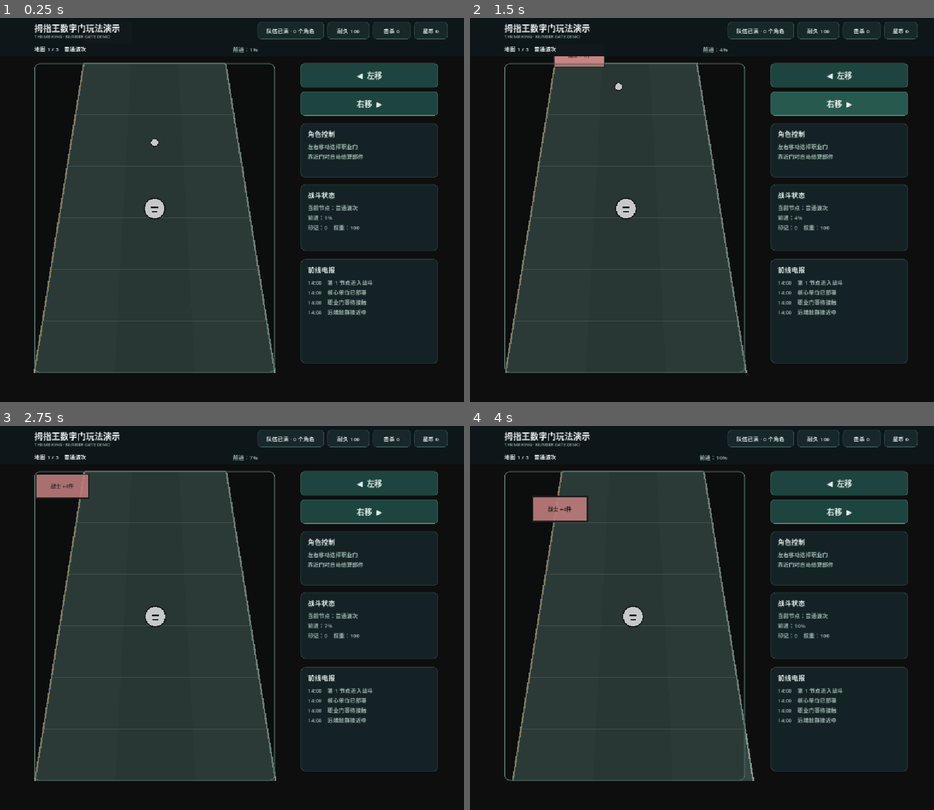
Above: before the commit, frames 1-4 (two rows, left to right).
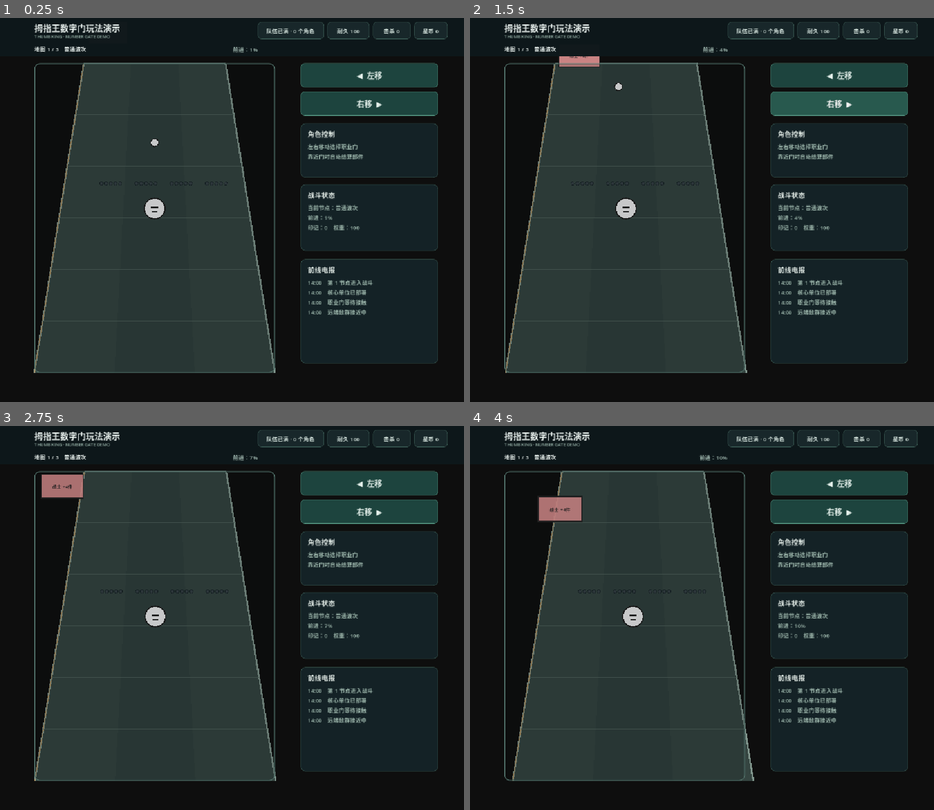
Above: after the commit, the same moments.

Repository: xinjinp00h-cmyk/jam-project
Game: Godot game, scene res://scenes/main.tscn
Two runs of this game, one before a commit and one after it. Both use one fixed random seed, a clock stepped at 60 frames per second and the inputs below.
Inputs (mouse positions are in pixels of both pictures, inside the frame that each line leads up to):
- Up to frame 1 (0.25 s): no input
- Up to frame 2 (1.5 s): click "◀ 左移" at 0.5 s; click "右移 ▶" at 1.25 s
- Up to frame 3 (2.75 s): tap Enter at 2, 2.3 s; move the mouse to (334, 598) at 2.02 s; hold D (move_right) from 2.03 s (still down); tap R at 2.1 s; click (334, 598) at 2.17 s
- Up to frame 4 (4 s): release D (move_right) at 2.75 s; drag from (609, 637) to (530, 487) at 2.77 s; move the mouse to (748, 529) at 3.52 s; hold D (move_right) from 3.53 s (still down); tap R at 3.6 s; tap Enter at 3.8 s

The runs differ from the first frame. In frame 1, less than 0.1% of the frame differs, in the area x 21-50%, y 42-44%; in frame 2, 0.1%; in frame 3, 0.2%; in frame 4, 0.3%, in the area x 13-51%, y 18-44%.

Commit message:
继续完善PRD门选择与商店权重

Diff:
--- a/config/gameplay.cfg
+++ b/config/gameplay.cfg
@@ -27,7 +27,7 @@
 
 [shop]
 
-weight_step=10
+weight_step=20
 weight_cap=60
 refreshes=1
 refresh_cost=1
--- a/scripts/core/game_session.gd
+++ b/scripts/core/game_session.gd
@@ -10,13 +10,16 @@
 var shop_offers: Array[String] = []
 var shop_free_refreshes: int = 0
 var shop_refresh_count: int = 0
+var shop_weight_bonuses: Dictionary = {}
 var map_offers: Array[Dictionary] = []
 var selected_map_offer: Dictionary = {}
 var map_selection_pending: bool = false
 var shop_completed: bool = false
+var gate_pity_streak: int = 0
 
 const SAVE_PATH := "user://run_save.json"
 const GATE_PATH_X := -187.0
+const GATE_OPTION_XS := [-250.0, -100.0]
 const MONSTER_PATH_X := 187.0
 
 const LEVEL_DEFINITIONS: Array[Dictionary] = [
@@ -41,10 +44,12 @@
 	shop_offers = []
 	shop_free_refreshes = 0
 	shop_refresh_count = 0
+	shop_weight_bonuses = {}
 	map_offers = []
 	selected_map_offer = _default_map_offer(0)
 	map_selection_pending = false
 	shop_completed = false
+	gate_pity_streak = 0
 	if persist:
 		save_game()
 
@@ -70,6 +75,14 @@
 			shop_offers.append(role_id)
 	shop_free_refreshes = maxi(0, int(parsed.get("shop_free_refreshes", 0)))
 	shop_refresh_count = maxi(0, int(parsed.get("shop_refresh_count", 0)))
+	shop_weight_bonuses = {}
+	for role_id in parsed.get("shop_weight_bonuses", {}):
+		var bonus_data = parsed.get("shop_weight_bonuses", {}).get(role_id, {})
+		if role_id is String and RunState.ROLE_IDS.has(role_id) and bonus_data is Dictionary:
+			var amount := maxi(0, int(bonus_data.get("amount", 0)))
+			var nodes_left := maxi(0, int(bonus_data.get("nodes_left", 0)))
+			if amount > 0 and nodes_left > 0:
+				shop_weight_bonuses[role_id] = {"amount": amount, "nodes_left": nodes_left}
 	map_offers = []
 	for map_offer in parsed.get("map_offers", []):
 		if map_offer is Dictionary:
@@ -79,6 +92,7 @@
 		selected_map_offer = _default_map_offer(current_level_index)
 	map_selection_pending = bool(parsed.get("map_selection_pending", false))
 	shop_completed = bool(parsed.get("shop_completed", false))
+	gate_pity_streak = maxi(0, int(parsed.get("gate_pity_streak", 0)))
 	if map_selection_pending and map_offers.is_empty():
 		_roll_map_offers()
 	return true
@@ -98,10 +112,12 @@
 		"shop_offers": shop_offers.duplicate(),
 		"shop_free_refreshes": shop_free_refreshes,
 		"shop_refresh_count": shop_refresh_count,
+		"shop_weight_bonuses": shop_weight_bonuses.duplicate(true),
 		"map_offers": map_offers.duplicate(true),
 		"selected_map_offer": selected_map_offer.duplicate(true),
 		"map_selection_pending": map_selection_pending,
 		"shop_completed": shop_completed,
+		"gate_pity_streak": gate_pity_streak,
 	}))
 
 
@@ -140,6 +156,7 @@
 
 func complete_current_level() -> void:
 	if has_next_level():
+		_advance_shop_weight_bonuses()
 		current_level_index += 1
 		unlocked_level_index = maxi(unlocked_level_index, current_level_index)
 		selected_map_offer = {}
@@ -191,6 +208,35 @@
 	save_game()
 
 
+func apply_shop_weight_offer(role_id: String) -> bool:
+	if not is_shop_offer(role_id):
+		return false
+	var before := run_state.weight_for(role_id)
+	if not run_state.increase_weight(role_id, game_config.shop_weight_step, game_config.shop_weight_cap):
+		return false
+	var applied := run_state.weight_for(role_id) - before
+	if applied <= 0:
+		return false
+	var bonus_data: Dictionary = shop_weight_bonuses.get(role_id, {"amount": 0, "nodes_left": 0})
+	shop_weight_bonuses[role_id] = {
+		"amount": int(bonus_data.get("amount", 0)) + applied,
+		"nodes_left": maxi(2, int(bonus_data.get("nodes_left", 0))),
+	}
+	return true
+
+
+func _advance_shop_weight_bonuses() -> void:
+	for role_id in shop_weight_bonuses.keys().duplicate():
+		var bonus_data: Dictionary = shop_weight_bonuses[role_id]
+		var nodes_left := int(bonus_data.get("nodes_left", 0)) - 1
+		if nodes_left <= 0:
+			run_state.decrease_weight(str(role_id), int(bonus_data.get("amount", 0)))
+			shop_weight_bonuses.erase(role_id)
+		else:
+			bonus_data["nodes_left"] = nodes_left
+			shop_weight_bonuses[role_id] = bonus_data
+
+
 func select_map(map_index: int, persist: bool = true) -> bool:
 	if not has_map_selection() or map_index < 0 or map_index >= map_offers.size():
 		return false
@@ -215,18 +261,43 @@
 		rows.append(_row(420.0, [
 			_gate(GATE_PATH_X, RunState.WARRIOR, game_config.required_parts - 1),
 		]))
+	var pity_streak := gate_pity_streak
 	for distance in [820.0, 1220.0, 1580.0]:
-		rows.append(_random_row(float(distance), rng))
+		var row := _random_row(float(distance), rng, pity_streak)
+		rows.append(row)
+		pity_streak = 0 if bool(row.get("contains_priority", false)) else pity_streak + 1
+	gate_pity_streak = pity_streak
 	return rows
 
 
-func _random_row(distance: float, rng: RandomNumberGenerator) -> Dictionary:
+func _random_row(distance: float, rng: RandomNumberGenerator, pity_streak: int = 0) -> Dictionary:
 	var options: Array[Dictionary] = []
 	var used_roles: Array[String] = []
-	var role_id := _weighted_unused_role(used_roles, rng)
-	var part_value := _random_part_value(rng)
-	options.append(_gate(GATE_PATH_X, role_id, part_value))
-	return _row(distance, options)
+	var priority_role := _highest_weight_role()
+	var force_priority := pity_streak >= 3
+	var first_role := priority_role if force_priority else _weighted_unused_role(used_roles, rng)
+	used_roles.append(first_role)
+	var second_role := _weighted_unused_role(used_roles, rng)
+	var first_value := _random_part_value(rng)
+	var second_value := _random_part_value(rng)
+	var guard := 0
+	while second_value == first_value and guard < 8:
+		second_value = _random_part_value(rng)
+		guard += 1
+	options.append(_gate(GATE_OPTION_XS[0], first_role, first_value))
+	options.append(_gate(GATE_OPTION_XS[1], second_role, second_value))
+	return {"distance": distance, "options": options, "contains_priority": first_role == priority_role or second_role == priority_role}
+
+
+func _highest_weight_role() -> String:
+	var best_role := RunState.WARRIOR
+	var best_weight := -1
+	for role_id in RunState.ROLE_IDS:
+		var role_weight := run_state.weight_for(role_id)
+		if role_weight > best_weight:
+			best_weight = role_weight
+			best_role = role_id
+	return best_role
 
 
 func begin_shop() -> void:
--- a/scripts/core/run_state.gd
+++ b/scripts/core/run_state.gd
@@ -130,6 +130,13 @@
 	return true
 
 
+func decrease_weight(role_id: String, step: int) -> bool:
+	if not RoleCatalogScript.is_valid(role_id):
+		return false
+	weights[role_id] = maxi(1, weight_for(role_id) - maxi(0, step))
+	return true
+
+
 func part_count(role_id: String) -> int:
 	return int(parts.get(role_id, 0))
 
--- a/scripts/gates/profession_gate.gd
+++ b/scripts/gates/profession_gate.gd
@@ -7,7 +7,7 @@
 var role_id: String = RunState.WARRIOR
 var part_value: int = 1
 var was_used: bool = false
-var gate_size := Vector2(150.0, 68.0)
+var gate_size := Vector2(120.0, 68.0)
 var text_label: Label
 var preview_data: Dictionary = {}
 
@@ -35,7 +35,7 @@
 	text_label.size = Vector2(gate_size.x, 60.0)
 	text_label.horizontal_alignment = HORIZONTAL_ALIGNMENT_CENTER
 	text_label.vertical_alignment = VERTICAL_ALIGNMENT_CENTER
-	text_label.add_theme_font_size_override("font_size", 15)
+	text_label.add_theme_font_size_override("font_size", 13)
 	text_label.add_theme_color_override("font_color", Color("202020"))
 	text_label.mouse_filter = Control.MOUSE_FILTER_IGNORE
 	add_child(text_label)
--- a/scripts/main.gd
+++ b/scripts/main.gd
@@ -56,6 +56,7 @@
 	choosing_level = false
 	level.visible = true
 	level.load_definition(session.current_level_definition(), session.run_state, session.game_config, session.build_gate_rows())
+	session.save_game()
 	state_machine.transition_to(GameStateMachine.State.PLAYING)
 	hud.show_running()
 
@@ -81,7 +82,8 @@
 		return
 	if not session.is_shop_offer(role_id):
 		return
-	session.run_state.increase_weight(role_id, session.game_config.shop_weight_step, session.game_config.shop_weight_cap)
+	if not session.apply_shop_weight_offer(role_id):
+		return
 	session.mark_shop_completed()
 	hud.show_map_select(session.map_offers)
 
--- a/scripts/player/runner_player.gd
+++ b/scripts/player/runner_player.gd
@@ -12,6 +12,7 @@
 var attack_interval: float = 1.0
 var attack_elapsed: float = 0.0
 var active_role_counts: Dictionary = {}
+var part_progress: Dictionary = {}
 var touch_axis: float = 0.0
 
 const ROLE_TEXTURES := {
@@ -48,6 +49,7 @@
 func set_active_roles(run_state: RunState) -> void:
 	for role_id in RoleCatalogScript.ROLE_IDS:
 		active_role_counts[role_id] = run_state.active_count(role_id)
+		part_progress[role_id] = run_state.part_count(role_id)
 	queue_redraw()
 
 
@@ -101,3 +103,14 @@
 				draw_circle(companion_position, 10.0, RoleCatalogScript.color(role_id))
 				draw_circle(companion_position, 10.0, Color("202020"), false, 2.0)
 			slot += 1
+	# Five colored sockets make each role's head/body/hands/feet progress visible
+	# without adding a separate HUD panel to the narrow playfield.
+	for role_index in RoleCatalogScript.ROLE_IDS.size():
+		var role_id: String = RoleCatalogScript.ROLE_IDS[role_index]
+		var origin := Vector2(-124.0 + role_index * 82.0, -58.0)
+		var filled := int(part_progress.get(role_id, 0))
+		for part_index in 5:
+			var socket := origin + Vector2(part_index * 11.0, 0.0)
+			var socket_color := RoleCatalogScript.color(role_id) if part_index < filled else Color("354044")
+			draw_circle(socket, 4.0, socket_color)
+			draw_circle(socket, 4.0, Color("172326"), false, 1.0)
--- a/tests/test_game_session.gd
+++ b/tests/test_game_session.gd
@@ -33,10 +33,38 @@
 	for option in gate_rows[0].get("options", []):
 		lane_xs.append(float(option.get("x", 999.0)))
 	_expect(lane_xs == [-187.0], "tutorial gate stays on the left gate path")
-	for row in gate_rows:
-		_expect(row.get("options", []).size() == 1, "every gate row has one left-path gate")
+	for row_index in range(1, gate_rows.size()):
+		var options: Array = gate_rows[row_index].get("options", [])
+		_expect(options.size() == 2, "every encounter row has two left-path gate choices")
+		if options.size() == 2:
+			_expect(options[0].get("role_id") != options[1].get("role_id"), "gate choices use different professions")
+			_expect(options[0].get("part_value") != options[1].get("part_value"), "gate choices use different values")
+			_expect(options[0].get("x") != options[1].get("x"), "gate choices occupy separate lanes")
+	session.run_state.weights["warrior"] = 60
+	session.run_state.weights["archer"] = 1
+	session.run_state.weights["shield"] = 1
+	session.run_state.weights["mage"] = 1
+	session.gate_pity_streak = 3
+	var pity_rows := session.build_gate_rows()
+	_expect(pity_rows[1].get("contains_priority", false) and (pity_rows[1].get("options", [])[0].get("role_id") == "warrior" or pity_rows[1].get("options", [])[1].get("role_id") == "warrior"), "fourth gate group guarantees highest-weight profession")
 	session.begin_shop()
 	_expect(session.shop_offers.size() == 3, "shop rolls three profession emblems")
+	var offered_role: String = ""
+	for candidate in session.shop_offers:
+		if session.run_state.weight_for(candidate) < session.game_config.shop_weight_cap:
+			offered_role = candidate
+			break
+	_expect(not offered_role.is_empty(), "shop includes a role below the weight cap")
+	var weight_before: int = session.run_state.weight_for(offered_role)
+	_expect(session.apply_shop_weight_offer(offered_role), "shop offer applies temporary weight")
+	_expect(session.run_state.weight_for(offered_role) > weight_before and int(session.shop_weight_bonuses.get(offered_role, {}).get("nodes_left", 0)) == 2, "shop weight bonus lasts two nodes")
+	var bonus_after_purchase: int = session.run_state.weight_for(offered_role)
+	session.complete_current_level()
+	_expect(session.run_state.weight_for(offered_role) == bonus_after_purchase and int(session.shop_weight_bonuses.get(offered_role, {}).get("nodes_left", 0)) == 1, "shop weight bonus survives first node")
+	session.complete_current_level()
+	_expect(session.run_state.weight_for(offered_role) == weight_before and not session.shop_weight_bonuses.has(offered_role), "shop weight bonus expires after second node")
+	session.current_level_index = 0
+	session.map_selection_pending = false
 	var currency_before: int = session.run_state.currency
 	session.run_state.add_currency(1)
 	var free_before: int = session.shop_free_refreshes
Not shown, changed: PROGRESS.md
